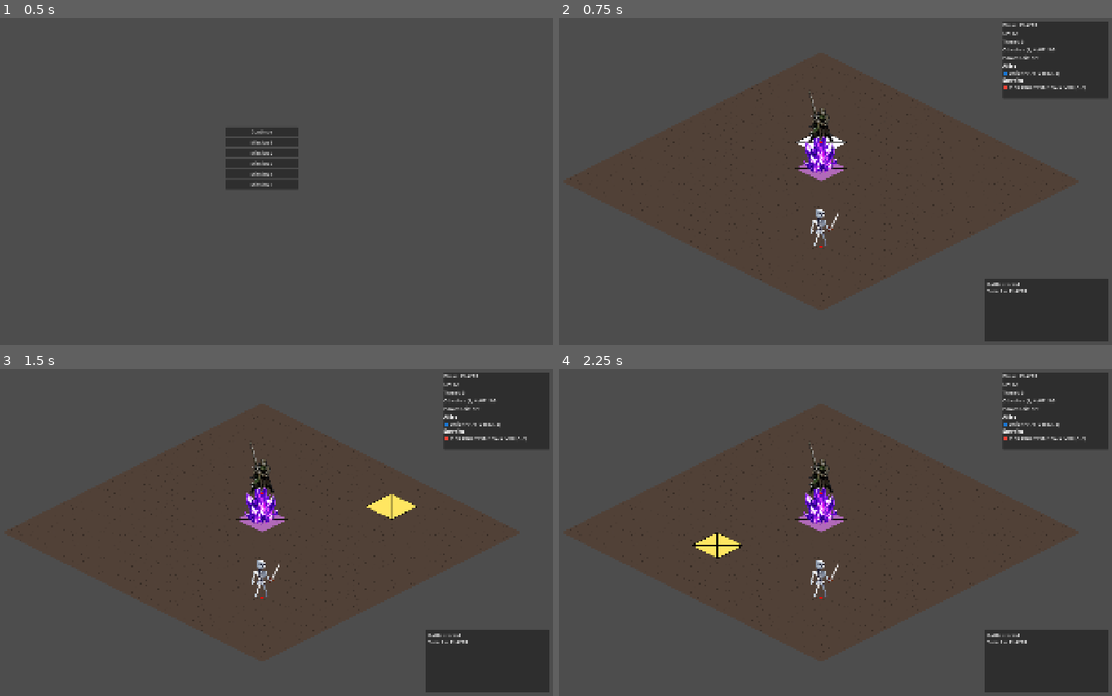
Above: before the commit, frames 1-4 (two rows, left to right).
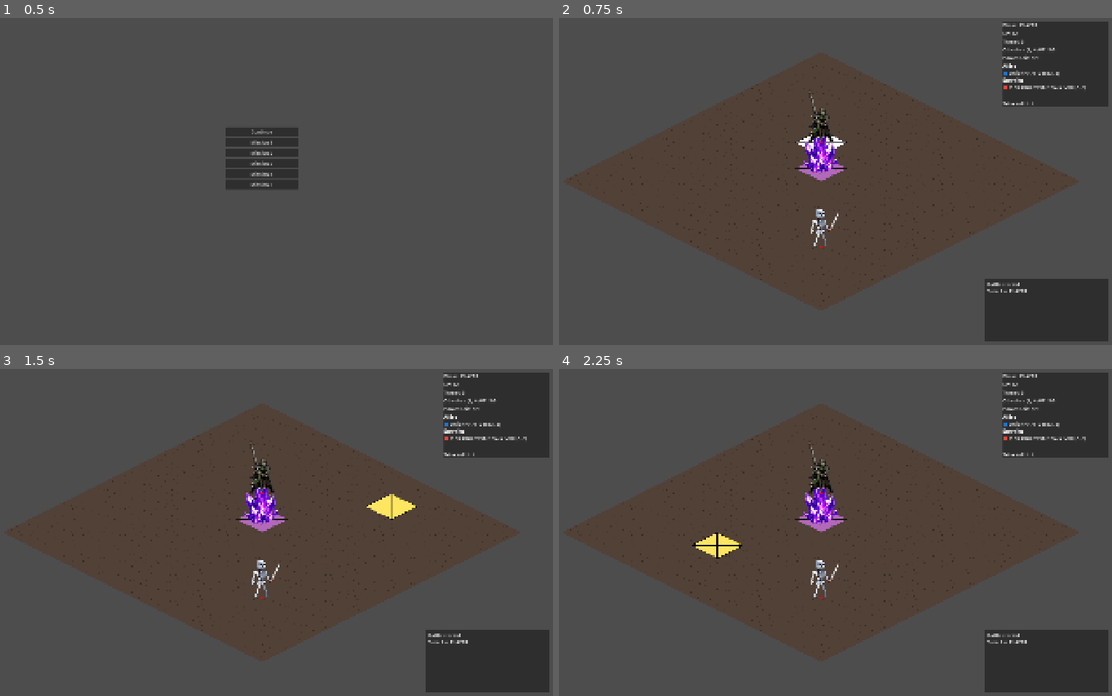
Above: after the commit, the same moments.

Repository: Nick-labs/TGS
Game: Godot game, scene res://scenes/ui/MainMenu.tscn
Two runs of this game, one before a commit and one after it. Both use one fixed random seed, a clock stepped at 60 frames per second and the inputs below.
Inputs (mouse positions are in pixels of both pictures, inside the frame that each line leads up to):
- Up to frame 1 (0.5 s): no input
- Up to frame 2 (0.75 s): click "Continue" at 0.5 s
- Up to frame 3 (1.5 s): tap Enter at 1.25 s; move the mouse to (392, 516) at 1.27 s; click (392, 516) at 1.42 s
- Up to frame 4 (2.25 s): tap Space at 2 s; move the mouse to (702, 548) at 2.02 s; click (702, 548) at 2.17 s

Frame 1 is identical in both runs. In frame 2, 0.4% of the frame differs, in the area x 80-100%, y 24-28%; in frame 3, 0.4%; in frame 4, 0.4%.

Commit message:
refactor battle state system

Diff:
--- a/scenes/map/Battle.tscn
+++ b/scenes/map/Battle.tscn
@@ -175,6 +175,10 @@
 fit_content = true
 scroll_active = false
 
+[node name="SelectedUnitLabel" type="Label" parent="BattleHUD/Root/TopBar/TopVBox" unique_id=1245605516]
+layout_mode = 2
+text = "Selected Unit: "
+
 [node name="LogPanel" type="PanelContainer" parent="BattleHUD/Root" unique_id=699377676]
 layout_mode = 1
 anchors_preset = 3
--- a/scripts/map/Tile.gd
+++ b/scripts/map/Tile.gd
@@ -8,12 +8,12 @@
 	SELECTED
 }
 
-var visual_flags: Dictionary = {} # не сделать ли массивом?
+var visual_flags: Array = []
 
 var coord: Vector2i
 
 func add_visual_flag(flag: Visual) -> void:
-	visual_flags[flag] = true
+	visual_flags.append(flag)
 	_update_visual()
 
 func remove_visual_flag(flag: Visual) -> void:
@@ -21,14 +21,17 @@
 	_update_visual()
 
 func clear_visual_flags() -> void:
-	visual_flags = Dictionary()
+	visual_flags = []
 	_update_visual()
 
 func has_visual_flag(flag: Visual) -> bool:
-	return visual_flags.has(flag)
+	return flag in visual_flags
 
 func _update_visual() -> void:
 	modulate = Color.WHITE
 
 	if has_visual_flag(Visual.REACHABLE):
 		modulate = Color(0.0, 0.0, 0.79, 0.678)
+
+	if has_visual_flag(Visual.ACTION_TARGET):
+		modulate = Color(0.914, 0.0, 0.018, 0.678)
--- a/scripts/systems/BattleManager.gd
+++ b/scripts/systems/BattleManager.gd
@@ -4,6 +4,7 @@
 signal player_action_committed(unit: Unit, target_cell: Vector2i, action_id: String)
 signal player_action_denied(unit: Unit, reason: String)
 signal player_unit_selected(unit: Unit)
+signal player_unit_unselected
 
 @export var unit_manager: UnitManager
 @export var turn_manager: TurnManager
@@ -20,7 +21,7 @@
 	IDLE,
 	UNIT_SELECTED,
 	UNIT_MOVING,
-	WAITING_FOR_ACTION
+	ACTION_TARGETING
 }
 
 var state: BattleState = BattleState.IDLE
@@ -33,35 +34,59 @@
 		action_bar.action_selected.connect(_on_action_selected)
 
 func select_at(cell: Vector2i):
+	var clicked_unit := unit_manager.get_unit_at(cell)
+
 	if turn_manager != null and not turn_manager.can_accept_player_input():
 		return
 
-	var clicked_unit := unit_manager.get_unit_at(cell)
-
-	if selected_unit == null:
-		if clicked_unit != null and clicked_unit.team == Unit.Team.PLAYER:
-			select_unit(clicked_unit)
-		return
-
-	if not selected_unit.has_moved_this_turn:
-		if cell in reachable_cells:
-			try_move_command(cell)
-		else:
-			unselect()
-		return
-
-	# old
-	#if state == BattleState.UNIT_SELECTED:
-		#if cell not in reachable_cells:
-			#unselect()
-		#elif not selected_unit.has_moved_this_turn:
-			#try_move_command(cell)
-		#elif cell in action_cells:
-			#state = BattleState.WAITING_FOR_ACTION
-			#try_action_command(cell)
-			#return
+	match state:
+		BattleState.IDLE:
+			_handle_idle_click(cell, clicked_unit)
+
+		BattleState.UNIT_SELECTED:
+			_handle_unit_selected_click(cell, clicked_unit)
+
+		BattleState.ACTION_TARGETING:
+			_handle_action_click(cell, clicked_unit)
+
+func _handle_idle_click(cell, clicked_unit):
+
+	if clicked_unit == null:
+		return
+
+	if clicked_unit.team != Unit.Team.PLAYER:
+		return
+
+	select_unit(clicked_unit)
+
+func _handle_unit_selected_click(cell, clicked_unit):
+	if clicked_unit != null and clicked_unit.team == Unit.Team.PLAYER:
+		select_unit(clicked_unit)
+		return
+
+	if cell in reachable_cells:
+		try_move_command(cell)
+		return
+
+	unselect()
+
+func _handle_action_click(cell, clicked_unit):
+	if cell in action_cells:
+		try_action_command(cell)
+		return
+
+	if clicked_unit != null and clicked_unit.team == Unit.Team.PLAYER:
+		select_unit(clicked_unit)
+		return
+
+	unselect()
 
 func select_unit(unit: Unit):
+	selected_action = null
+	action_cells.clear()
+
+	grid.remove_all_visual_flag_from_tiles()
+
 	if unit.team != Unit.Team.PLAYER:
 		return
 	#if unit.has_moved_this_turn and unit.has_acted_this_turn:
@@ -77,6 +102,8 @@
 	refresh_selection()
 
 func refresh_selection():
+	action_cells.clear()
+
 	grid.remove_all_visual_flag_from_tiles()
 
 	if selected_unit == null:
@@ -87,9 +114,6 @@
 		grid.set_visual_flag_to_cells(reachable_cells, Tile.Visual.REACHABLE)
 	else:
 		reachable_cells.clear()
-
-	action_cells = get_action_cells(selected_unit)
-	grid.set_visual_flag_to_cells(action_cells, Tile.Visual.ACTION_TARGET)
 
 func unselect():
 	selected_unit = null
@@ -98,6 +122,8 @@
 	state = BattleState.IDLE
 	grid.remove_all_visual_flag_from_tiles()
 
+	player_unit_unselected.emit(null)
+
 	if action_bar != null:
 		action_bar.show_unit_actions(null)
 
@@ -120,7 +146,7 @@
 func on_unit_move_finished():
 	if selected_unit == null:
 		return
-	state = BattleState.WAITING_FOR_ACTION
+	state = BattleState.ACTION_TARGETING
 	refresh_selection()
 
 func try_action_command(cell: Vector2i):
@@ -199,6 +225,8 @@
 	if selected_unit == null:
 		return
 
+	state = BattleState.ACTION_TARGETING
+
 	action_cells = action.get_target_cells(
 		selected_unit,
 		grid,
--- a/scripts/ui/BattleHUD.gd
+++ b/scripts/ui/BattleHUD.gd
@@ -14,7 +14,10 @@
 @onready var objective_label: Label = $Root/TopBar/TopVBox/ObjectiveLabel
 @onready var power_grid_label: Label = $Root/TopBar/TopVBox/PowerGridLabel
 @onready var hp_label: RichTextLabel = $Root/TopBar/TopVBox/HPLabel
+@onready var selected_unit_label: Label = $Root/TopBar/TopVBox/SelectedUnitLabel
+
 @onready var log_label: RichTextLabel = $Root/LogPanel/LogMargin/LogLabel
+
 @onready var fail_overlay: PanelContainer = $Root/FailOverlay
 @onready var fail_label: Label = $Root/FailOverlay/FailLabel
 
@@ -43,6 +46,8 @@
 	if battle_manager != null:
 		battle_manager.player_action_committed.connect(_on_player_action_committed)
 		battle_manager.player_action_denied.connect(_on_player_action_denied)
+		battle_manager.player_unit_selected.connect(_on_player_unit_selected)
+		battle_manager.player_unit_unselected.connect(_on_player_unit_unselected)
 
 	if unit_manager != null:
 		unit_manager.units_changed.connect(_refresh_hp_panel)
@@ -110,6 +115,12 @@
 func _on_power_grid_updated(current_hp: int, max_hp: int):
 	power_grid_label.text = "Power Grid: %d/%d" % [current_hp, max_hp]
 
+func _on_player_unit_selected(unit: Unit):
+	selected_unit_label.text = "Selected Unit: %s" % unit
+
+func _on_player_unit_unselected(unit: Unit):
+	selected_unit_label.text = "Selected Unit: None"
+
 func _on_turn_started(turn_idx: int, phase: TurnManager.TurnPhase):
 	_append_log("Turn %d -> %s" % [turn_idx, _phase_text(phase)])
 
